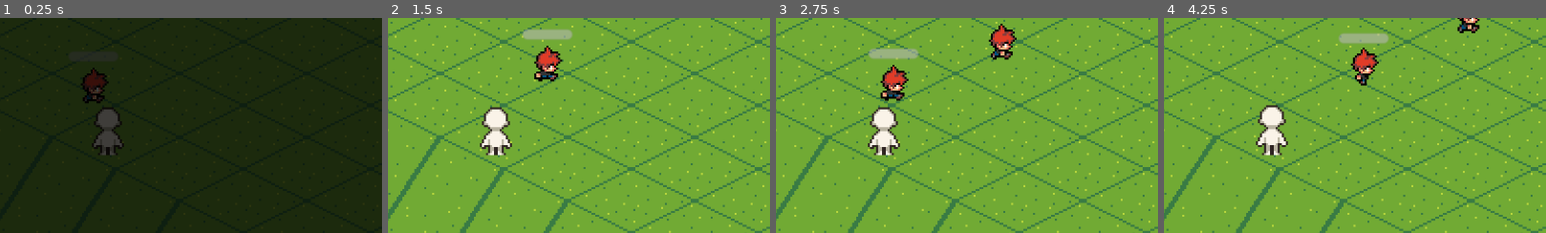
Above: before the commit, frames 1-4 (left to right).
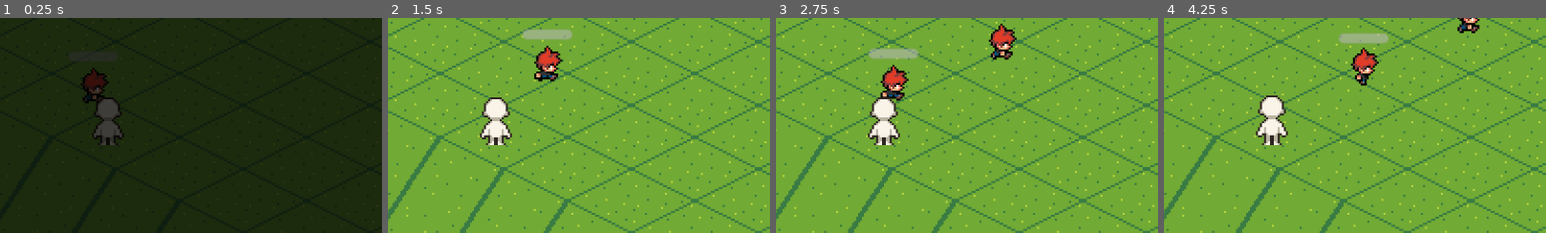
Above: after the commit, the same moments.

Repository: KokonutGamer/CSS-385-Project
Game: Godot game, scene res://src/levels/test_scene.tscn
Same seed, same stepped clock (60 frames per second), same inputs: the game is played once before the commit and once after it. This scene is started directly instead of the project's main scene.
Inputs (mouse positions are % of the whole screen's width and height, from its top left):
- Up to frame 1 (0.25 s): no input
- Up to frame 2 (1.5 s): click (90, 85) at 0.5 s; click (90, 85) at 1.25 s
- Up to frame 3 (2.75 s): click (90, 85) at 2 s
- Up to frame 4 (4.25 s): tap Enter at 2.75 s; move the mouse to (72, 45) at 2.77 s; click (72, 45) at 2.92 s; move the mouse to (30, 55) at 3.52 s; click (30, 55) at 3.67 s
The pictures show only the part of the screen within x 36-86%, y 21-71%; the shares and areas given below are measured in that part.

The runs differ from the first frame. In frame 1, 1.0% of the frame differs, in the area x 24-33%, y 36-64%; in frame 2, 1.5%; in frame 3, 1.5%; in frame 4, 1.6%.

Commit message:
Enabled y sort on player, minion, and tower

Diff:
--- a/src/levels/test_scene.tscn
+++ b/src/levels/test_scene.tscn
@@ -108,6 +108,7 @@
 height = 84.0
 
 [node name="TestScene" type="Node2D"]
+y_sort_enabled = true
 script = ExtResource("1_m1wh6")
 
 [node name="TileMapLayer" type="TileMapLayer" parent="."]
@@ -135,10 +136,10 @@
 target = NodePath("../NavigationRegion2D/Tower")
 
 [node name="NavigationRegion2D" type="NavigationRegion2D" parent="."]
+y_sort_enabled = true
 navigation_polygon = SubResource("NavigationPolygon_vgf4w")
 
 [node name="Tower" type="StaticBody2D" parent="NavigationRegion2D"]
-z_index = -1
 position = Vector2(97, -16)
 script = ExtResource("5_pjq1b")
 projectile_spawn_position = Vector2(0, -80)
--- a/src/player/player.tscn
+++ b/src/player/player.tscn
@@ -750,6 +750,7 @@
 script = ExtResource("1_yewv4")
 
 [node name="FloorCollider" type="CollisionShape2D" parent="."]
+position = Vector2(0, -5)
 shape = SubResource("CircleShape2D_yewv4")
 
 [node name="Hurtbox" type="Area2D" parent="." node_paths=PackedStringArray("health_component")]
@@ -758,7 +759,7 @@
 health_component = NodePath("../HealthComponent")
 
 [node name="HurtboxShape" type="CollisionShape2D" parent="Hurtbox"]
-position = Vector2(0, -6)
+position = Vector2(0, -11)
 shape = SubResource("CapsuleShape2D_atpat")
 
 [node name="AnimationPlayer" type="AnimationPlayer" parent="."]
@@ -774,9 +775,8 @@
 parameters/Walk/blend_position = Vector2(-0.0007304549, 0.8371607)
 
 [node name="Sprite2D" type="Sprite2D" parent="."]
-z_index = 2
 texture_filter = 1
-position = Vector2(0, -10)
+position = Vector2(0, -15)
 texture = ExtResource("3_dyp2m")
 hframes = 4
 vframes = 5
